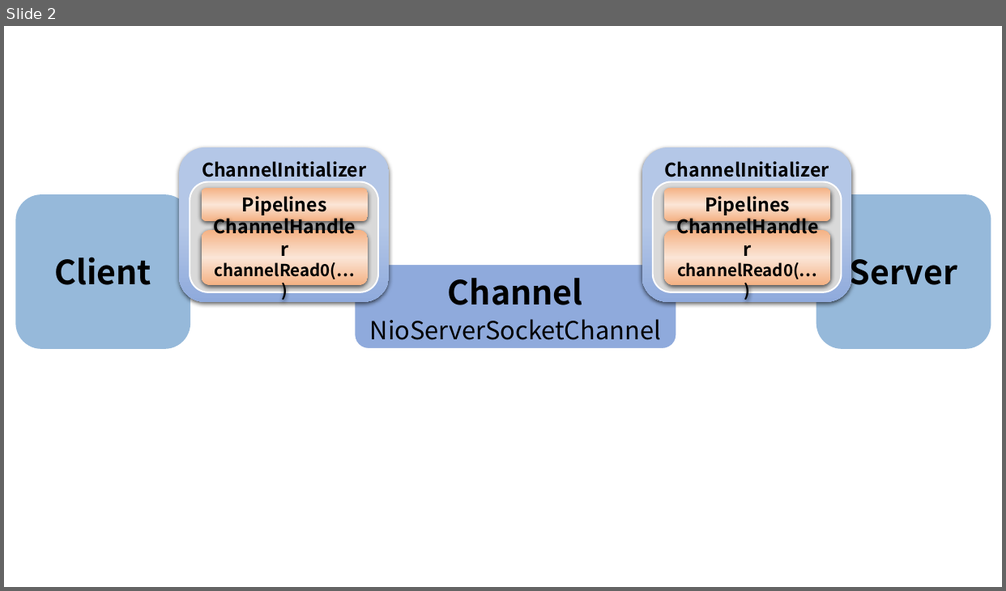
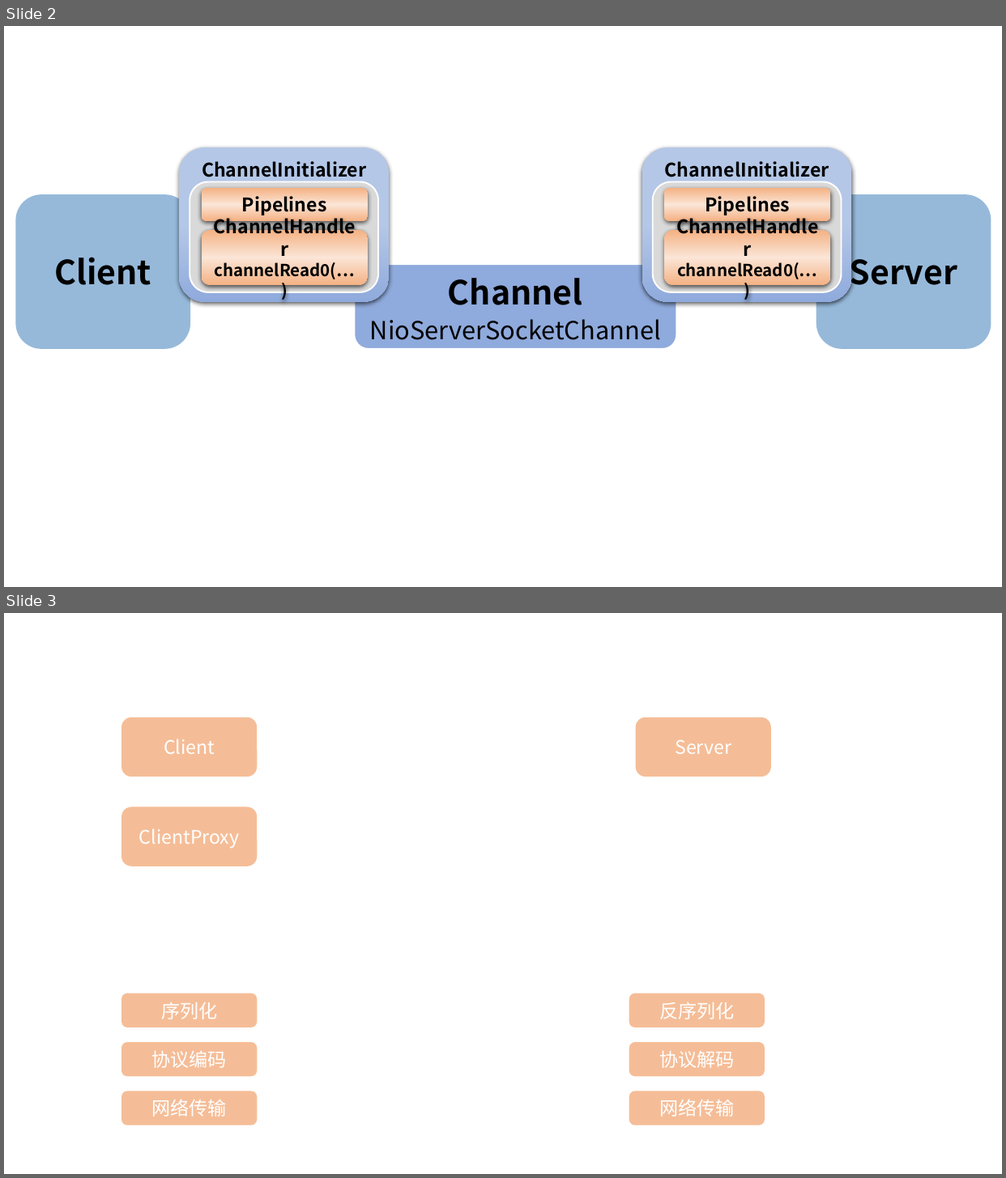
Before and after one commit to hzbobby/JavaLearningProject, a slide deck: Bobby-RPC-Framework/Bobby-MyRPC/Figures.pptx. Shown one above the other, each under a label of ours: slide 2 before the commit, slides 2 and 3 after it. The pictures are 1006x591 and 1006x1178 pixels, drawn with LibreOffice and Linux fonts; fonts in the diff are those of the drawing. Boxes give left, top, right and bottom in pixels: in the first picture for what was removed or moved away, otherwise in the second. Text is boxed around its words. In the diff, an @@ line names an element or a change of style, - is before the commit and + after.

```diff
--- a/Bobby-RPC-Framework/Bobby-MyRPC/Figures.pptx
+++ b/Bobby-RPC-Framework/Bobby-MyRPC/Figures.pptx
@@ slide 3 added at bbox=[4, 613, 1002, 1174], background #FFFFFF @@
@@ rounded rectangle added at bbox=[121, 717, 257, 776], fill #ED7D31 at 50% opacity, 18 pt, text #FFFFFF @@
+Client
@@ rounded rectangle added at bbox=[636, 717, 771, 776], fill #ED7D31 at 50% opacity, 18 pt, text #FFFFFF @@
+Server
@@ rounded rectangle added at bbox=[121, 807, 257, 866], fill #ED7D31 at 50% opacity, 18 pt, text #FFFFFF @@
+ClientProxy
@@ rounded rectangle added at bbox=[121, 994, 257, 1028], fill #ED7D31 at 50% opacity, 18 pt, text #FFFFFF @@
+序列化
@@ rounded rectangle added at bbox=[629, 994, 765, 1028], fill #ED7D31 at 50% opacity, 18 pt, text #FFFFFF @@
+反序列化
@@ rounded rectangle added at bbox=[121, 1043, 257, 1077], fill #ED7D31 at 50% opacity, 18 pt, text #FFFFFF @@
+协议编码
@@ rounded rectangle added at bbox=[629, 1043, 765, 1077], fill #ED7D31 at 50% opacity, 18 pt, text #FFFFFF @@
+协议解码
@@ rounded rectangle added at bbox=[121, 1092, 257, 1126], fill #ED7D31 at 50% opacity, 18 pt, text #FFFFFF @@
+网络传输
@@ rounded rectangle added at bbox=[629, 1092, 765, 1126], fill #ED7D31 at 50% opacity, 18 pt, text #FFFFFF @@
+网络传输
```
Also in this commit, not shown: 1 slide removed, 40 other files.
